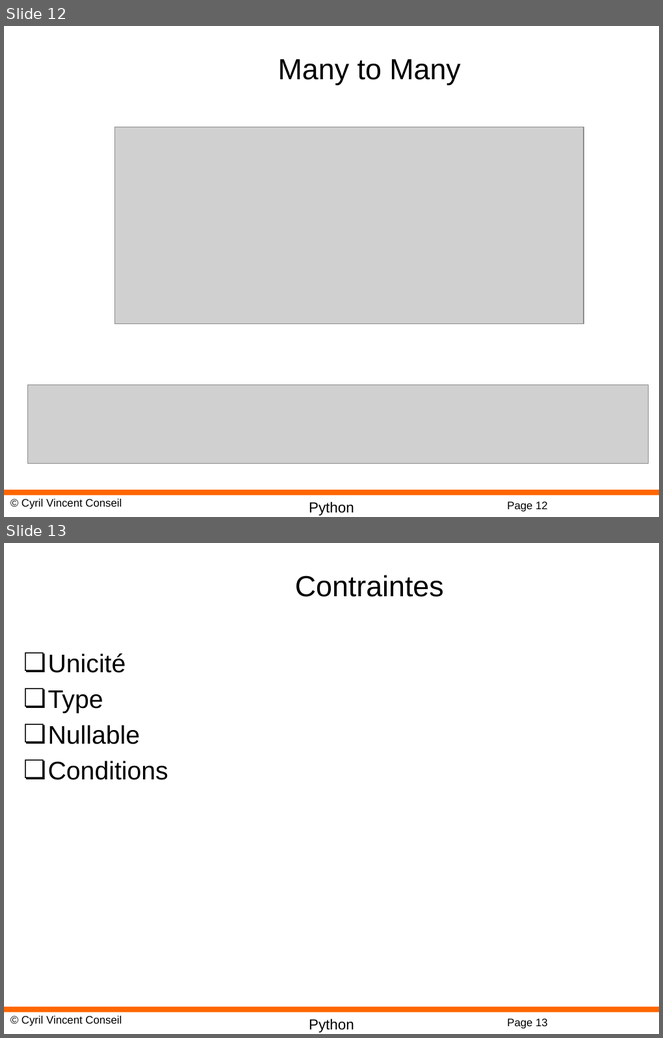
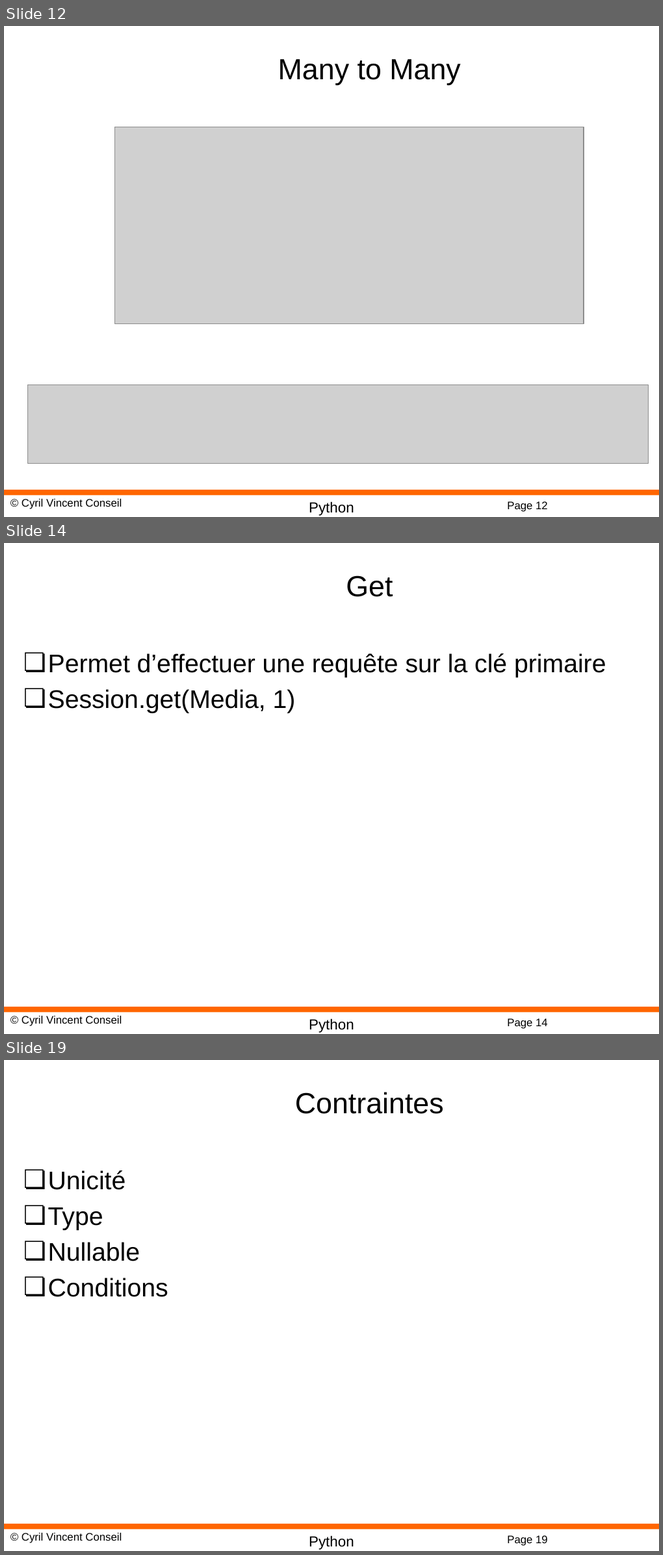
Before and after one commit to cyrilvincent/python, a slide deck: ppt/Python22-SQLAlchemy.pptx. Shown one above the other, each under a label of ours: slides 12 and 13 before the commit, slides 12, 14 and 19 after it; the slides between them are not shown. The pictures are 663x1038 and 663x1555 pixels, drawn with LibreOffice and Linux fonts; fonts in the diff are those of the drawing; grey boxes stand for pictures; background and template pictures are left out. Boxes give left, top, right and bottom in pixels: in the first picture for what was removed or moved away, otherwise in the second. Text is boxed around its words. In the diff, an @@ line names an element or a change of style, - is before the commit and + after.

```diff
--- a/ppt/Python22-SQLAlchemy.pptx
+++ b/ppt/Python22-SQLAlchemy.pptx
@@ slide 14 added at (4,543,659,1034), background #FFFFFF; not listed: 4 template elements that a slide beside it also shows @@
@@ title added at (346,575,393,597), 32 pt, text #000000 @@
+Get
@@ text added at (48,653,606,713), 28 pt, text #000000 @@
+❏ Permet d’effectuer une requête sur la clé primaire
+❏ Session.get(Media, 1)
@@ what was slide 13 is now slide 19 @@
@@ page number at (507,1536,548,1546): text changed @@
-Page 13
+Page 19
```
Also in this commit, not shown: 5 other slides added, 8 other files.
